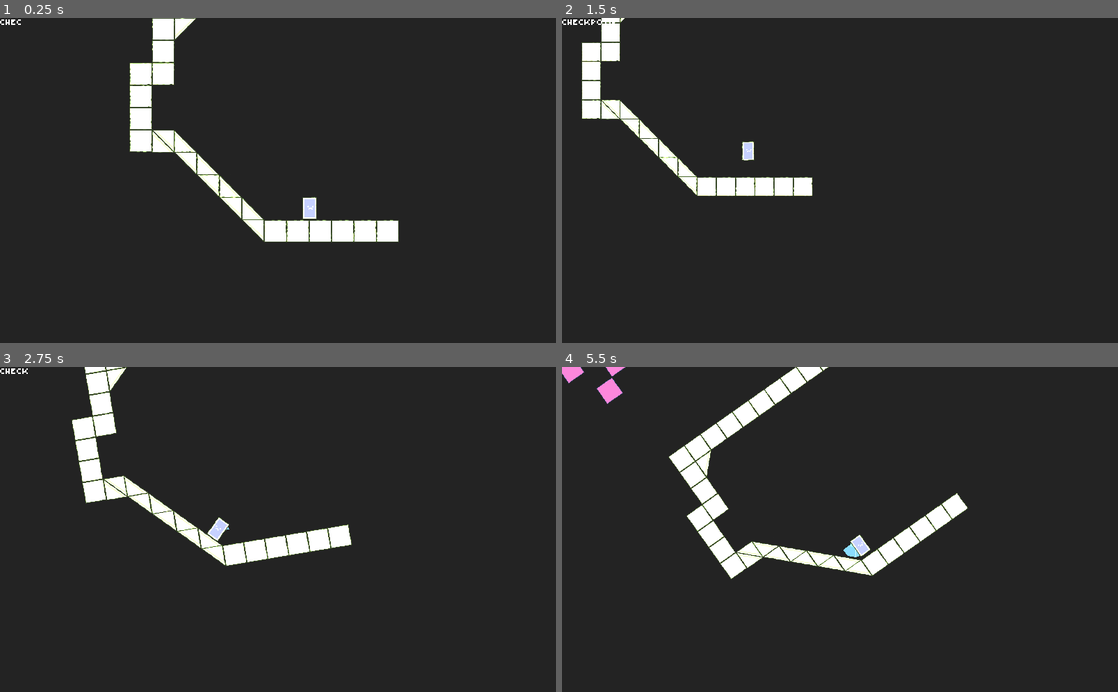
Above: before the commit, frames 1-4 (two rows, left to right).
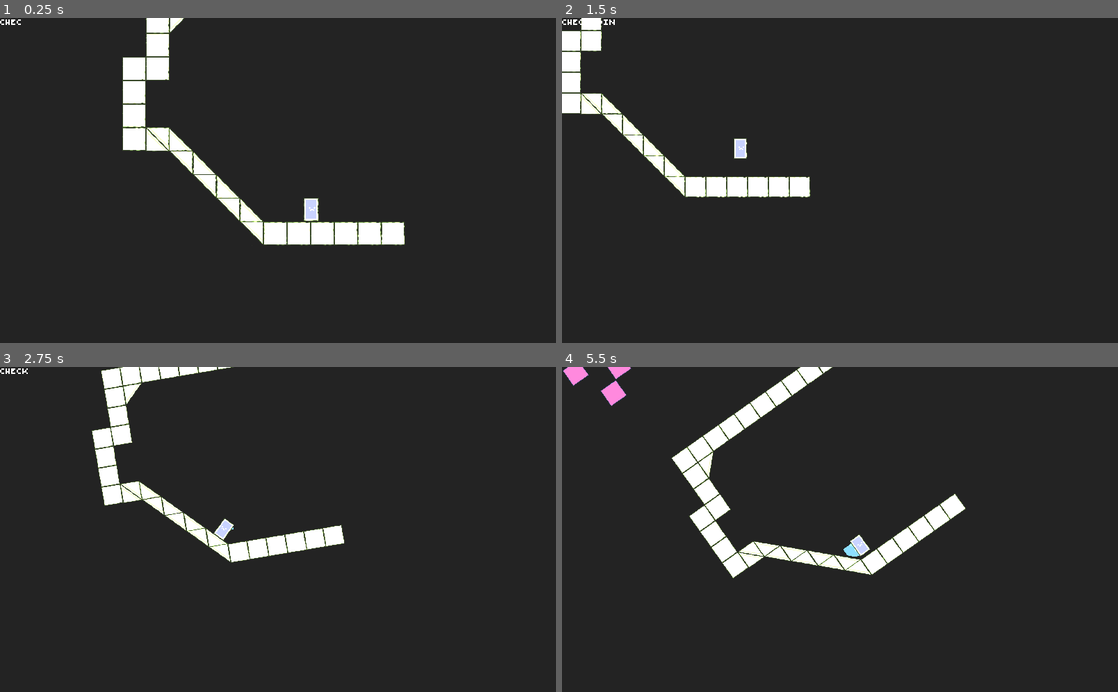
Above: after the commit, the same moments.

Repository: SPOICAT/up-or-down
Game: Godot game, scene res://src/levels/Prototype.tscn
Same seed, same stepped clock (60 frames per second), same inputs: the game is played once before the commit and once after it.
Inputs:
- Up to frame 1 (0.25 s): no input
- Up to frame 2 (1.5 s): hold D (move_right) from 0.53 s (still down); tap Space (jump) at 0.6, 0.77, 1.07, 1.35 s
- Up to frame 3 (2.75 s): tap Space (jump) at 1.52, 1.82, 2.1 s; release D (move_right) at 2.03 s; hold A (move_left) from 2.03 s (still down)
- Up to frame 4 (5.5 s): release A (move_left) at 2.78 s; hold D (move_right) 2.78-4.28 s; tap Space (jump) at 2.85, 3.02, 3.32, 3.6, 3.77, 4.07, 4.35, 4.52, 4.82, 5.1 s; hold A (move_left) 4.28-5.03 s; hold D (move_right) from 5.03 s (still down)

The runs differ from the first frame. In frame 1, 3.1% of the frame differs, in the area x 22-73%, y 0-71%; in frame 2, 4.1%; in frame 3, 5.0%, in the area x 12-64%, y 0-62%; in frame 4, 2.4%.

Commit message:
Updated CAMERA

Diff:
--- a/src/camera/PLAYER_CAMERA.gd
+++ b/src/camera/PLAYER_CAMERA.gd
@@ -4,13 +4,27 @@
 export (NodePath) var player_path
 onready var player = get_node(player_path)
 
+export (float, 0,1) var acceleration
+export (float, 0,1) var friction
+
+var normal_zoom = 3
+var max_zoom = 3.5
+var min_zoom = 2.5
+var cur_zoom = 3
+
 func _ready():
 	rotating = true
-	zoom = Vector2(3,3)
+	cur_zoom = normal_zoom
 
 func _physics_process(_delta):
+	cur_zoom = clamp(cur_zoom, min_zoom, max_zoom)
+	zoom = Vector2(cur_zoom, cur_zoom)
+
 	transform = transform.interpolate_with(player.transform, follow_speed)
-	if player.is_jumping and zoom < Vector2(3.5,3.5):
-		zoom += Vector2(0.02, 0.02)
-	elif zoom > Vector2(3, 3):
-		zoom -= Vector2(0.02, 0.02)
+
+	if player.is_moving:
+		cur_zoom += 0.01
+	elif player.is_jumping:
+		cur_zoom += 0.02
+	else:
+		cur_zoom -= 0.01
--- a/src/hud/HUD.tscn
+++ b/src/hud/HUD.tscn
@@ -1,7 +1,8 @@
-[gd_scene load_steps=5 format=2]
+[gd_scene load_steps=6 format=2]
 
 [ext_resource path="res://src/hud/HUD.gd" type="Script" id=1]
 [ext_resource path="res://assets/raw_fonts/tiny.ttf" type="DynamicFontData" id=2]
+[ext_resource path="res://assets/texture/Retina/tile.png" type="Texture" id=3]
 
 [sub_resource type="DynamicFont" id=1]
 font_data = ExtResource( 2 )
@@ -37,3 +38,17 @@
 
 [node name="AnimationPlayer" type="AnimationPlayer" parent="save_status"]
 anims/saving_data_ani = SubResource( 2 )
+
+[node name="VISUAL_EFFECTS" type="Control" parent="."]
+anchor_right = 1.0
+anchor_bottom = 1.0
+__meta__ = {
+"_edit_use_anchors_": false
+}
+
+[node name="light" type="Light2D" parent="VISUAL_EFFECTS"]
+position = Vector2( 531.834, 285.649 )
+scale = Vector2( 11.8316, 7.65208 )
+texture = ExtResource( 3 )
+color = Color( 0.0705882, 0.0705882, 0.0705882, 1 )
+energy = 0.5
--- a/src/levels/Prototype.tscn
+++ b/src/levels/Prototype.tscn
@@ -59,7 +59,7 @@
 tile_set = ExtResource( 1 )
 cell_size = Vector2( 124, 124 )
 format = 1
-tile_data = PoolIntArray( -3670020, 1073741826, 0, -3604484, …(183 unchanged characters)… 6, 0, -1507340, 2, 0, -1507338, 2, 0, -1245168, 2, 0, -1245167, 2, 0, -1245166,  …(202 unchanged characters)…
+tile_data = PoolIntArray( -3670020, 1073741826, 0, -3604484, …(183 unchanged characters)… 6, 0, -1507340, 2, 0, -1507338, 2, 0, -1310748, 2, 0, -1245168, 2, 0, -1245167, 2, 0, -1245166,  …(202 unchanged characters)…
 script = ExtResource( 5 )
 
 [node name="TileMap2Xscale" type="TileMap" parent="MAINLVL"]
--- a/src/player/PLAYER.gd
+++ b/src/player/PLAYER.gd
@@ -31,12 +31,17 @@
 var snap
 var is_jumping : bool = false
 
+var is_moving : bool = false
+
 func get_input():
+	is_moving = false
 	var dir = 0
 	if Input.is_action_pressed("move_left"):
 		dir -= 1
+		is_moving = true
 	if Input.is_action_pressed("move_right"):
 		dir += 1
+		is_moving = true
 	if dir != 0:
 		$Sprite.scale.x = dir
 		vel.x = lerp(vel.x, dir * speed, acceleration)
@@ -86,7 +91,6 @@
 		emit_signal("go_trail")
 
 
-
 	get_input()
 
 	vel.y += gravity * delta
--- a/src/player/PLAYER.tscn
+++ b/src/player/PLAYER.tscn
@@ -14,7 +14,6 @@
 texture = ExtResource( 1 )
 
 [node name="CollisionShape2D" type="CollisionShape2D" parent="."]
-visible = false
 position = Vector2( 1.12245, -1.68369 )
 shape = SubResource( 1 )
 
@@ -25,3 +24,8 @@
 z_index = -1
 width = 100.0
 player_path = NodePath("../..")
+
+[node name="anchor(flip this)" type="Node2D" parent="."]
+
+[node name="bullet_spawner" type="Node2D" parent="anchor(flip this)"]
+position = Vector2( 24.6946, 3.67081 )
